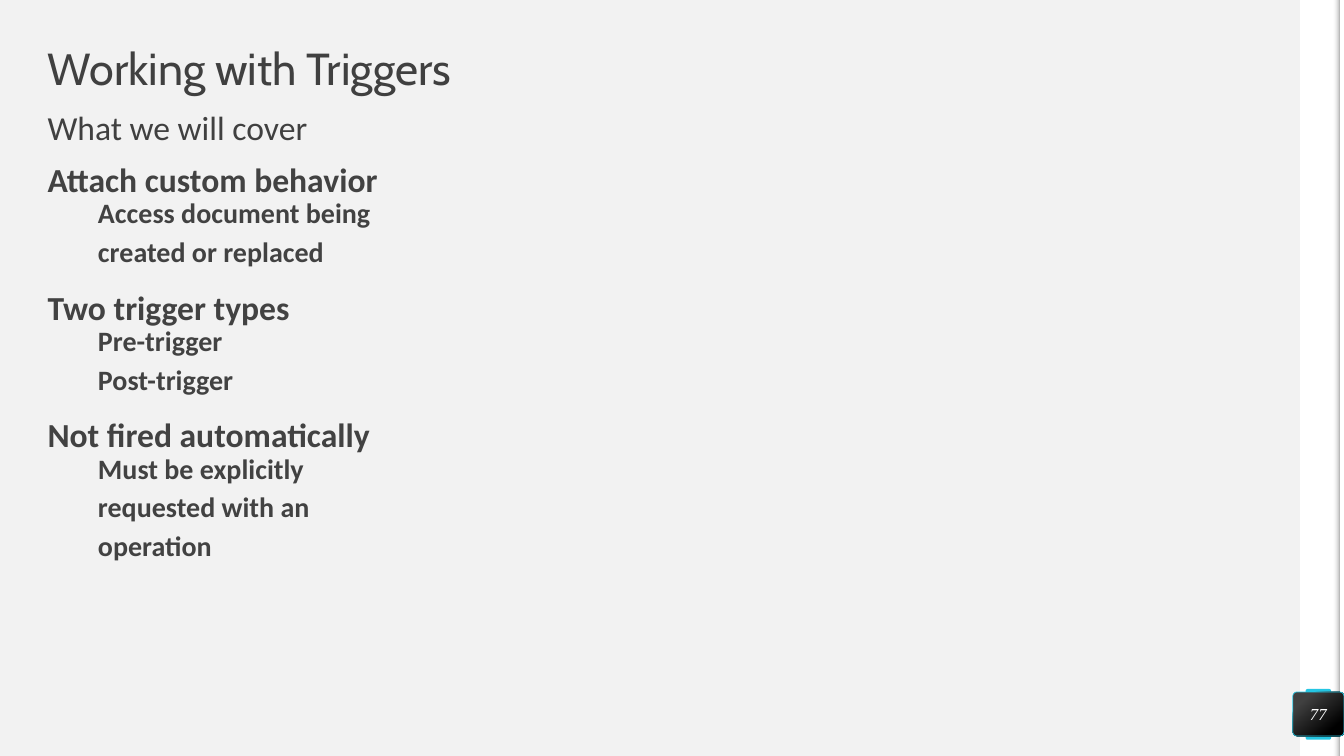
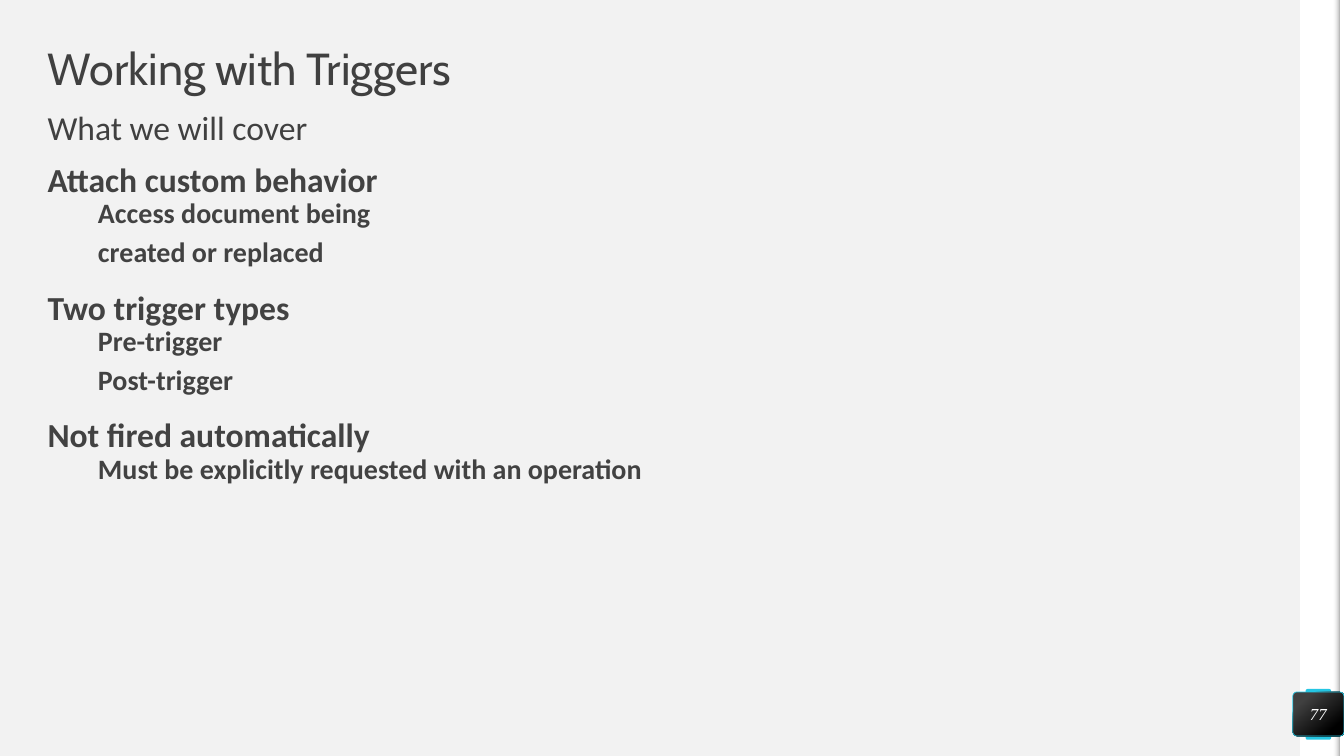
Before and after one commit to NageshSathrasala/CosmodbMS, a slide deck: slide 77 of Azure CosmosDB_New.pptx. Drawn at 1344x756 pixels with LibreOffice and Linux fonts; fonts in the diff are those of the drawing. Boxes give left, top, right and bottom in pixels: in the first picture for what was removed or moved away, otherwise in the second. Text is boxed around its words. In the diff, an @@ line names an element or a change of style, - is before the commit and + after.

```diff
--- a/Azure CosmosDB_New.pptx
+++ b/Azure CosmosDB_New.pptx
@@ text at (98, 459, 642, 484): text changed @@
-  Must be explicitly
-  requested with an
-  operation
+  Must be explicitly requested with an operation
```
Also in this commit, not shown: 2 other slides changed, 8 slides added.
